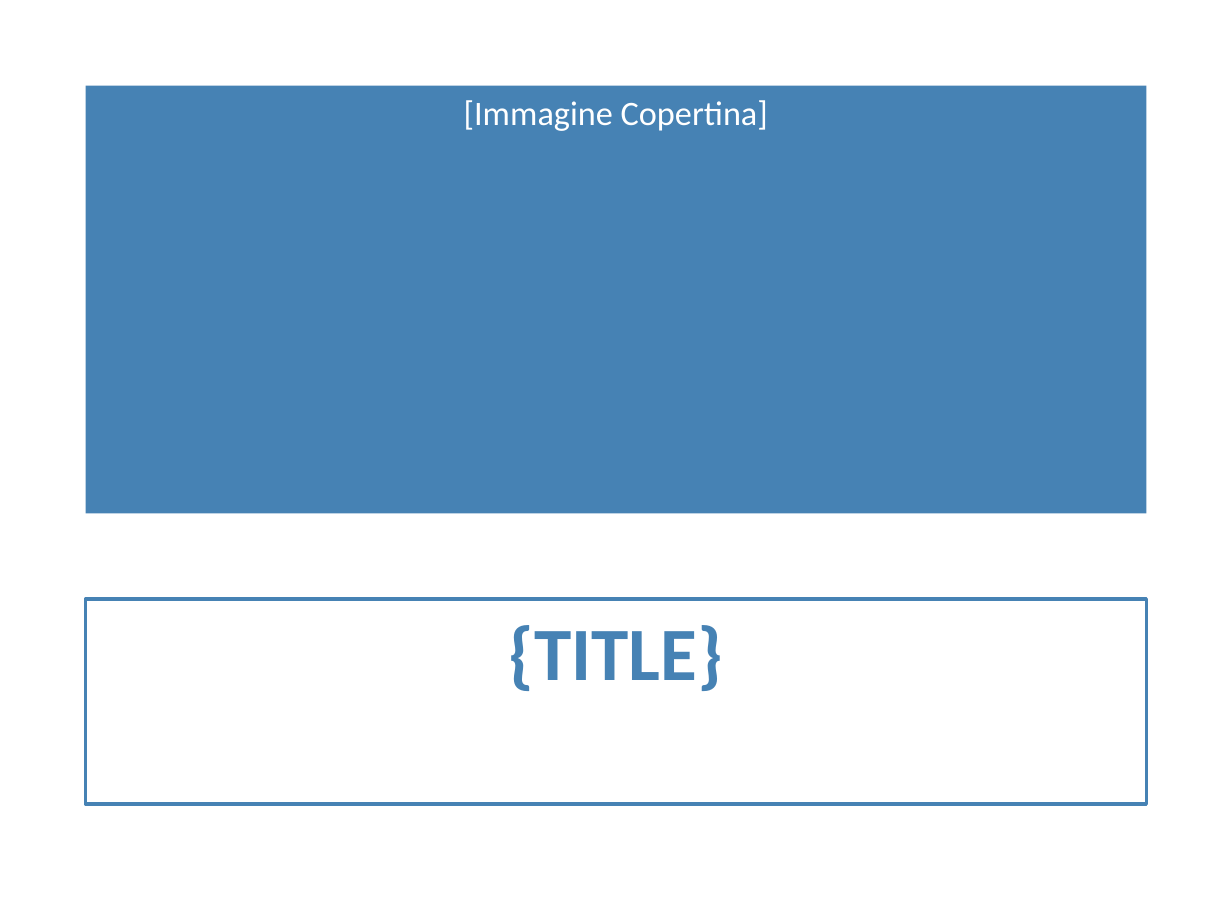
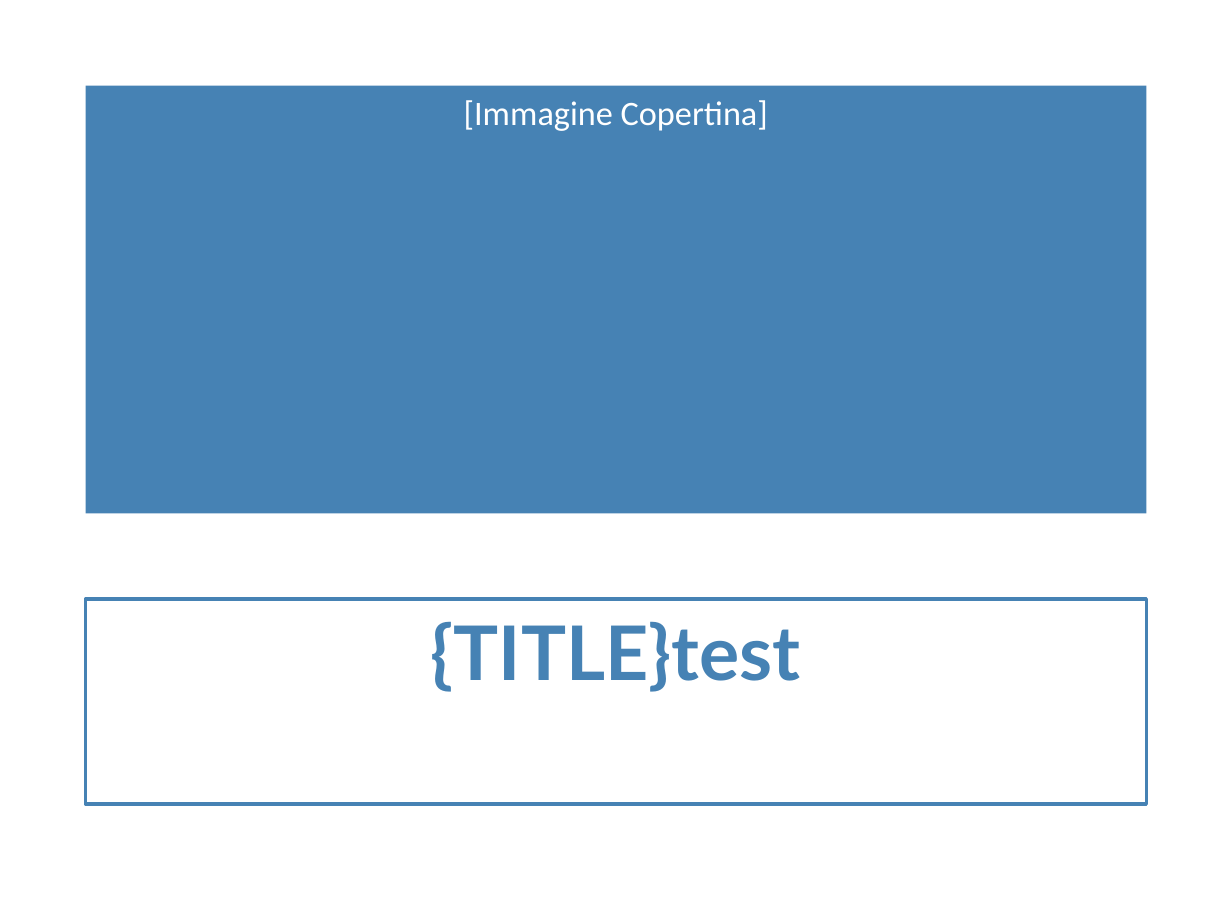
Before and after one commit to valerioddd/example-spring-file-generation, a slide deck: slide 1 of src/main/resources/templates/presentation-template.pptx. Drawn at 1232x924 pixels with LibreOffice and Linux fonts; fonts in the diff are those of the drawing. Boxes give left, top, right and bottom in pixels: in the first picture for what was removed or moved away, otherwise in the second. Text is boxed around its words. In the diff, an @@ line names an element or a change of style, - is before the commit and + after.

```diff
--- a/src/main/resources/templates/presentation-template.pptx
+++ b/src/main/resources/templates/presentation-template.pptx
@@ text in rectangle at (x1=431, y1=621, x2=801, y2=692): text changed; font Calibri to Lato @@
-{TITLE}
+{TITLE}test
```
Also in this commit, not shown: 1 other slide changed.
